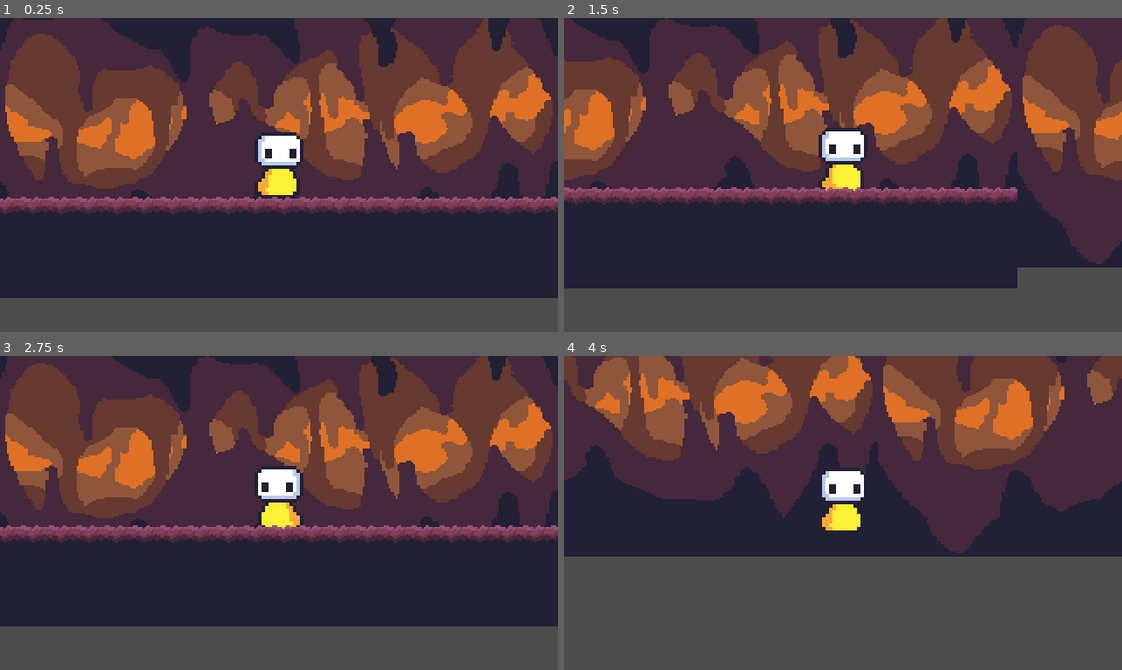
Above: before the commit, frames 1-4 (two rows, left to right).
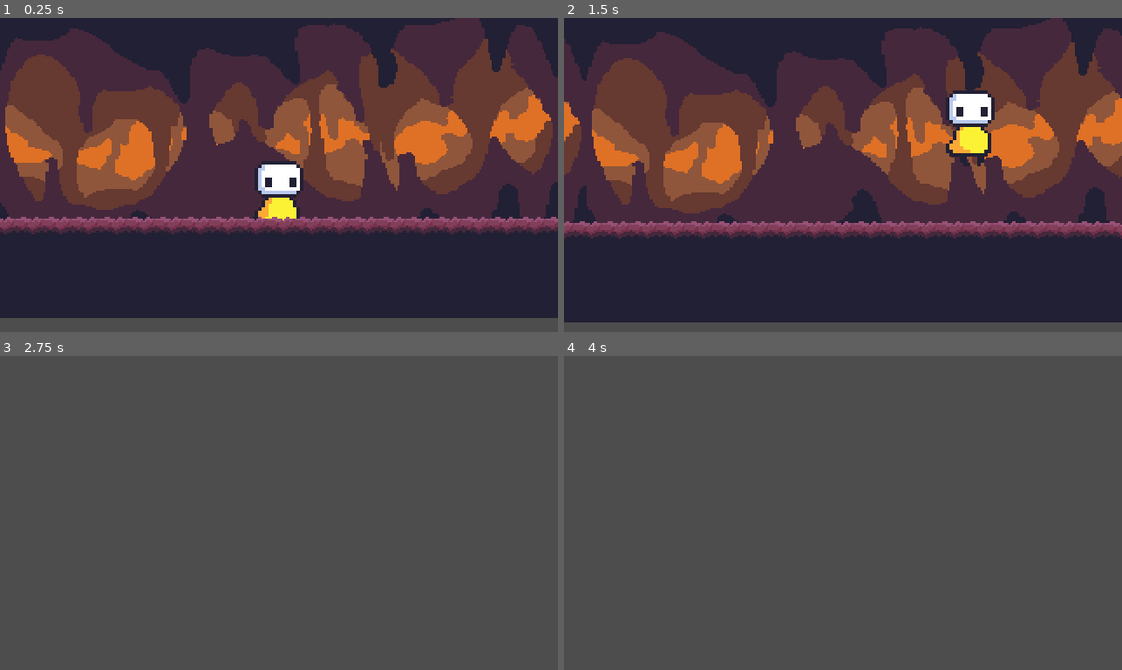
Above: after the commit, the same moments.

Repository: yanaexe/Global-Classroom-Project
Game: Godot game, scene res://scenes/stage_1.tscn
Two runs of this game, one before a commit and one after it. Both use one fixed random seed, a clock stepped at 60 frames per second and the inputs below.
Inputs:
- Up to frame 1 (0.25 s): no input
- Up to frame 2 (1.5 s): hold Right (right) from 0.53 s (still down); tap Space (jump) at 0.6, 0.77, 1.07, 1.35 s
- Up to frame 3 (2.75 s): tap Space (jump) at 1.52, 1.82, 2.1 s; release Right (right) at 2.03 s; hold A (left) from 2.03 s (still down)
- Up to frame 4 (4 s): release A (left) at 2.78 s; hold Right (right) from 2.78 s (still down); tap Space (jump) at 2.85, 3.02, 3.32, 3.6, 3.77 s

The runs differ from the first frame. In frame 1, 44% of the frame differs, in the area x 0-100%, y 0-96%; in frame 2, 64%; in frame 3, 86%, in the area x 0-100%, y 0-87%; in frame 4, 64%.

Commit message:
Made smoother jumps

Diff:
--- a/scenes/character_player.tscn
+++ b/scenes/character_player.tscn
@@ -1,7 +1,35 @@
-[gd_scene load_steps=12 format=3 uid="uid://d33issu1eff0t"]
+[gd_scene load_steps=13 format=3 uid="uid://d33issu1eff0t"]
 
 [ext_resource type="Script" path="res://scripts/character_player.gd" id="1_h8xes"]
 [ext_resource type="Texture2D" uid="uid://ceq2vfccc328s" path="res://sprites/basic_player.png" id="2_0msbn"]
+
+[sub_resource type="GDScript" id="GDScript_etjlb"]
+script/source = "extends Camera2D
+
+# Declare custom variables for camera movement limits
+var custom_limit_left : float = 0
+var custom_limit_top : float = 0
+var custom_limit_right : float = 320  # Set this to the background width
+var custom_limit_bottom : float = 180  # Set this to the background height
+
+# Called when the node enters the scene tree for the first time.
+func _ready() -> void:
+	# Enable position smoothing for the camera
+	position_smoothing_enabled = true
+	position_smoothing_speed = 5  # You can adjust this speed to your preference
+
+# Called every frame. 'delta' is the elapsed time since the previous frame.
+func _process(delta: float) -> void:
+	# Apply camera limits to prevent it from going out of bounds
+	var camera_position = position
+
+	# Clamp the camera position to the defined limits
+	camera_position.x = clamp(camera_position.x, custom_limit_left, custom_limit_right)
+	camera_position.y = clamp(camera_position.y, custom_limit_top, custom_limit_bottom)
+
+	# Update the camera position with the clamped value
+	position = camera_position
+"
 
 [sub_resource type="Animation" id="Animation_t65pi"]
 length = 0.001
@@ -139,6 +167,7 @@
 [node name="Camera2D" type="Camera2D" parent="."]
 position = Vector2(0, 2)
 scale = Vector2(0.33871, 0.327869)
+script = SubResource("GDScript_etjlb")
 
 [node name="AnimationPlayer" type="AnimationPlayer" parent="."]
 libraries = {
--- a/scripts/character_player.gd
+++ b/scripts/character_player.gd
@@ -1,36 +1,34 @@
 extends CharacterBody2D
 
 @export var speed = 400
-@export var gravity = 100 #adjust this to make the player get pulled to the ground faster
+@export var gravity = 1500  # Adjust this to make the player get pulled to the ground faster
+@export var jump_strength = 400  # Adjust this to control how high the jump is
 @onready var animation = $AnimationPlayer
 var last_direction = "right"
 
+func get_input():
+	var input_direction = Input.get_axis("left", "right")
+	velocity.x = input_direction * speed
 
-func get_input():
-	velocity.y += gravity #this constantly makes the character always pull down to ground
-	var input_direction = Input.get_axis("left", "right")
-	velocity = Vector2(input_direction * speed, 0)
+	if not is_on_floor():
+		velocity.y += gravity * get_process_delta_time()  # Apply gravity only when not on the floor
+	else:
+		velocity.y = 0  # Reset vertical velocity to 0 when on the ground
 
-
-	# animation handling
+	# Animation handling
 	if input_direction > 0:
-		velocity.y += gravity
 		animation.play("walk_right")
 		last_direction = "right"
 	elif input_direction < 0:
-		velocity.y += gravity
 		animation.play("walk_left")
 		last_direction = "left"
 	else:
 		animation.play("idle_" + last_direction)
-		velocity.y= gravity
 
 	# Jumping
-	if Input.is_action_just_pressed("jump") :
-		if is_on_floor():
-			velocity.y = -5000
-			animation.play("jump_" + last_direction) #Plays jump animation
-			print("Jump Triggered!")  # Debugging
+	if Input.is_action_just_pressed("jump") and is_on_floor():
+		velocity.y = -jump_strength  # Apply jump force
+		animation.play("jump_" + last_direction)
 
 func _physics_process(_delta):
 	get_input()
@@ -39,6 +37,6 @@
 func die():
 	if last_direction == "right":
 		animation.play("dead_right")
-	else :
+	else:
 		animation.play("dead_left")
 	set_physics_process(false)  # Stop movement
